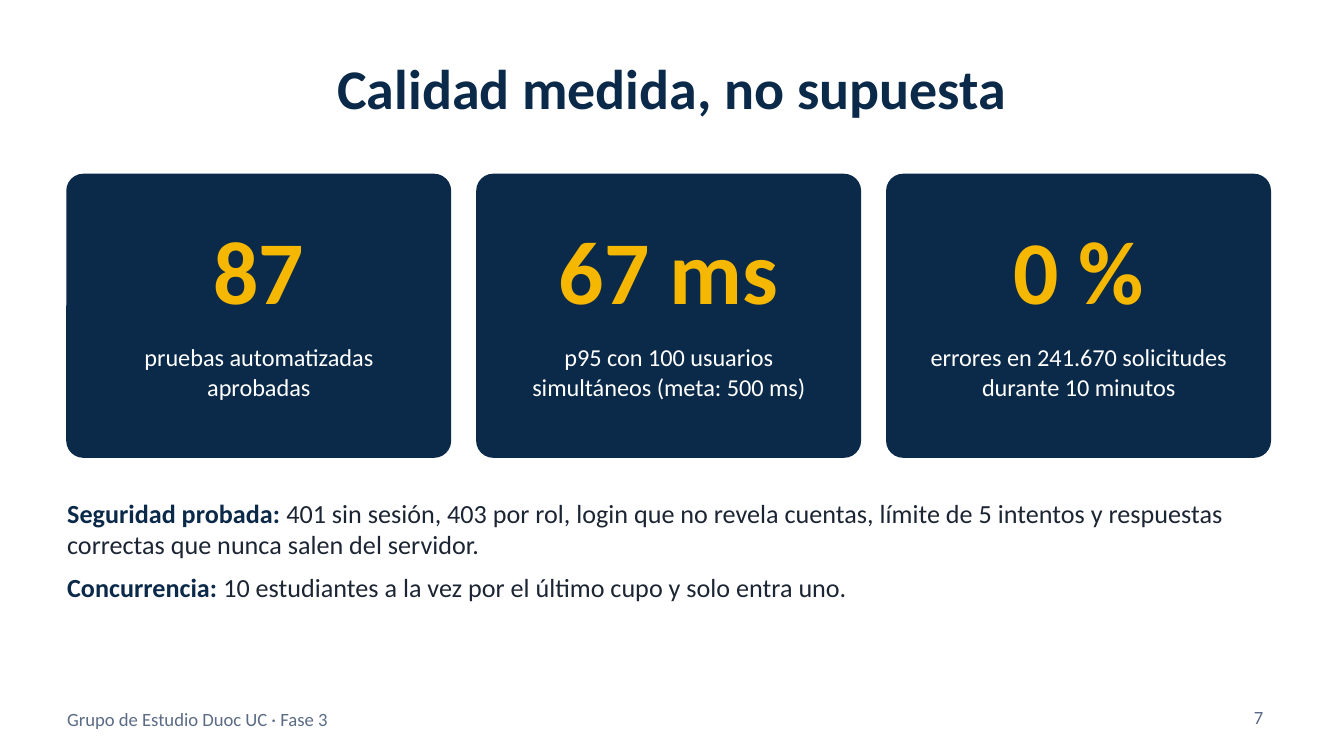
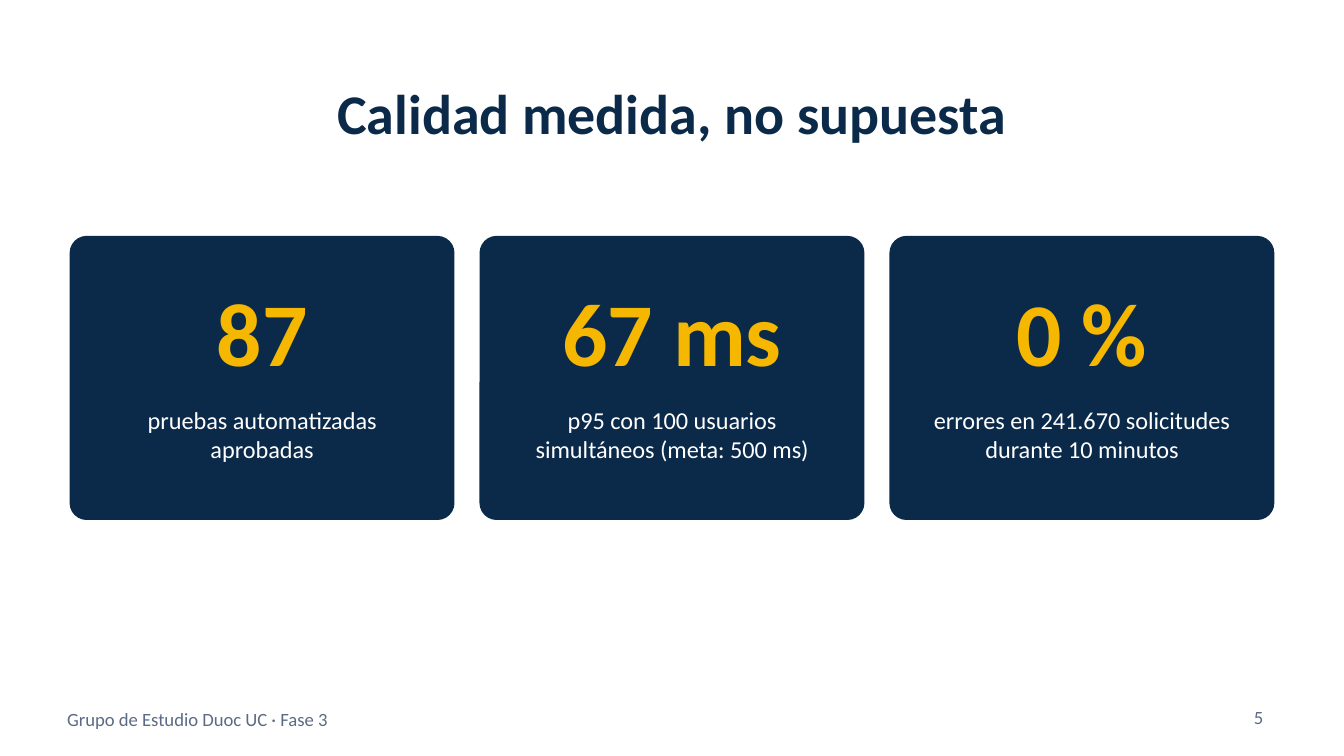
Before and after one commit to alanmartinez135/capstone, a slide deck: slide 5 of Fase 2/Evidencias Proyecto/Presentación Proyecto.pptx (slide 7 before the commit). Drawn at 1344x756 pixels with LibreOffice and Linux fonts; fonts in the diff are those of the drawing. Boxes give left, top, right and bottom in pixels: in the first picture for what was removed or moved away, otherwise in the second. Text is boxed around its words. In the diff, an @@ line names an element or a change of style, - is before the commit and + after.

Commit message:
ppt

```diff
--- a/Fase 2/Evidencias Proyecto/Presentación Proyecto.pptx
+++ b/Fase 2/Evidencias Proyecto/Presentación Proyecto.pptx
@@ title "Calidad medida, no supuesta": place and size @@
-title "Calidad medida, no supuesta" at bbox=[337, 69, 1006, 118]
+title "Calidad medida, no supuesta" at bbox=[337, 94, 1006, 143]
@@ 3 texts, 3 rounded rectangles: place and size @@
-3 texts, 3 rounded rectangles at bbox=[67, 175, 1270, 457]
+3 texts, 3 rounded rectangles at bbox=[70, 237, 1273, 519]
@@ 3 texts: place and size @@
-3 texts at bbox=[144, 349, 1226, 400]
+3 texts at bbox=[148, 412, 1230, 462]
@@ text removed at bbox=[67, 504, 1223, 602] @@
-Seguridad probada: 401 sin sesión, 403 por rol, login que no revela cuentas, límite de 5 intentos y respuestas correctas que nunca salen del servidor.
-Concurrencia: 10 estudiantes a la vez por el último cupo y solo entra uno.
@@ page number at bbox=[1254, 712, 1263, 724]: text changed @@
-7
+5
```
Also in this commit, not shown: 3 slides removed.
